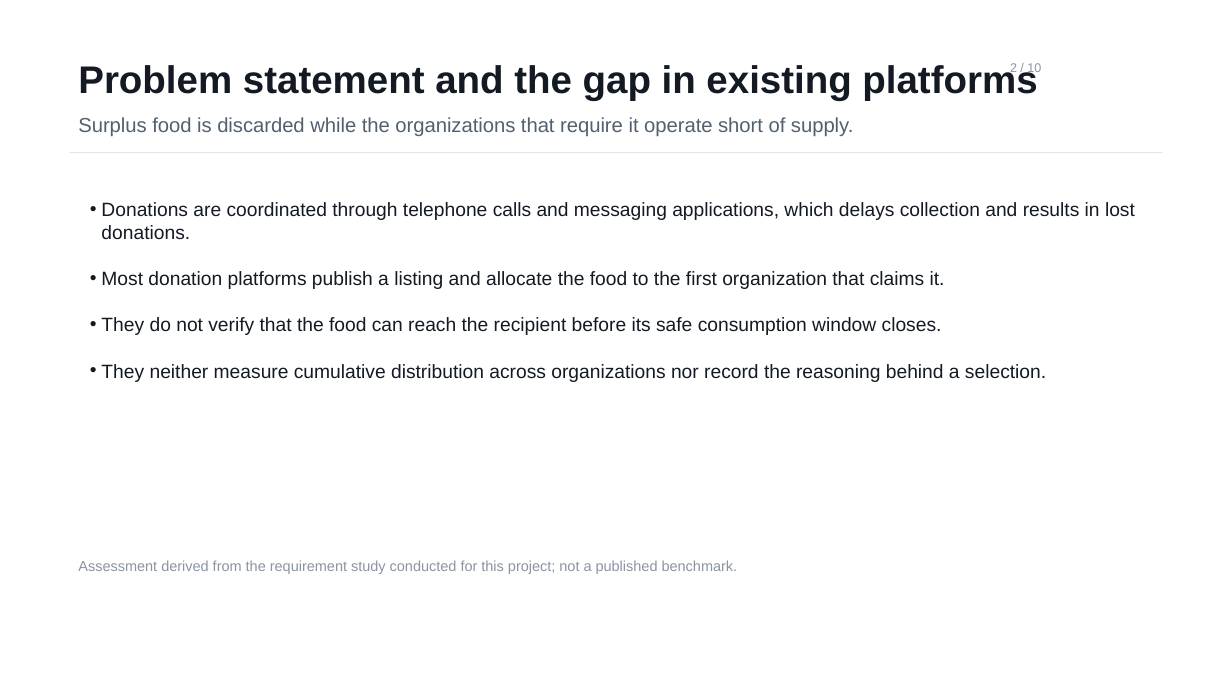
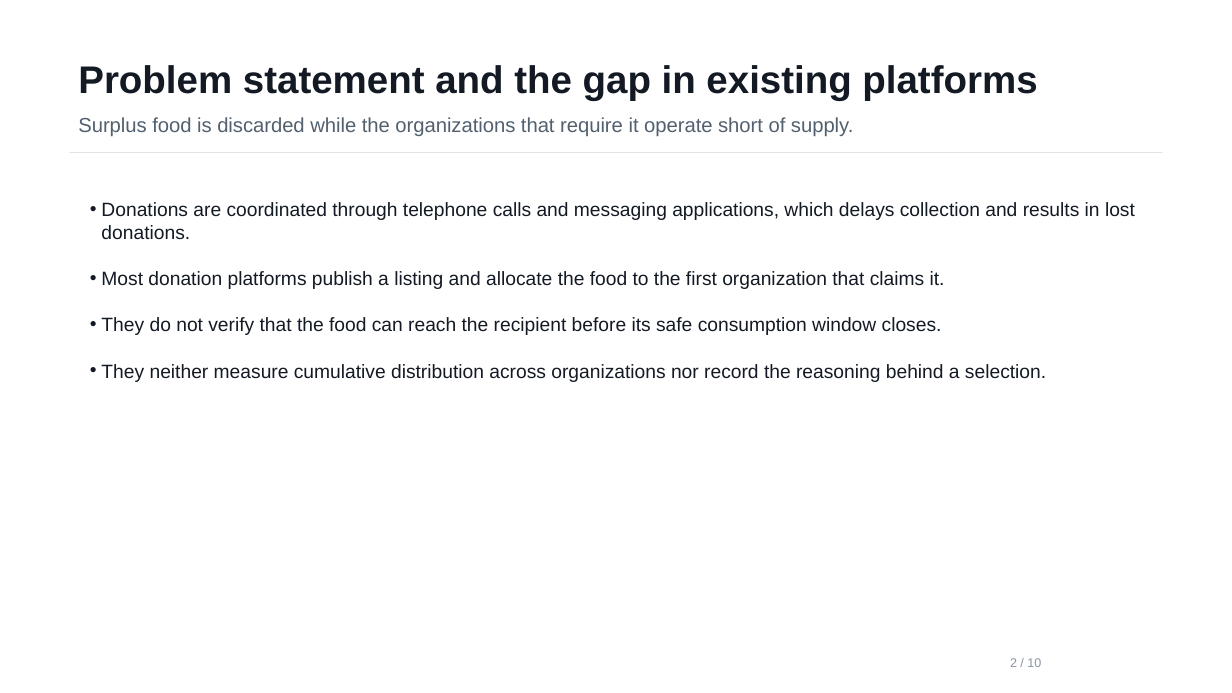
Before and after one commit to AdiByte5/FoodBridge, a slide deck: slide 2 of docs/FoodBridge_Project_Review.pptx. Drawn at 1232x693 pixels with LibreOffice and Linux fonts; fonts in the diff are those of the drawing. Boxes give left, top, right and bottom in pixels: in the first picture for what was removed or moved away, otherwise in the second. Text is boxed around its words. In the diff, an @@ line names an element or a change of style, - is before the commit and + after.

```diff
--- a/docs/FoodBridge_Project_Review.pptx
+++ b/docs/FoodBridge_Project_Review.pptx
@@ text removed at (78,560,738,574) @@
-Assessment derived from the requirement study conducted for this project; not a published benchmark.
@@ text "2 / 10" rewrapped from (1010,63,1041,76) to (1010,658,1041,667) @@
```
Also in this commit, not shown: 8 other slides changed.
